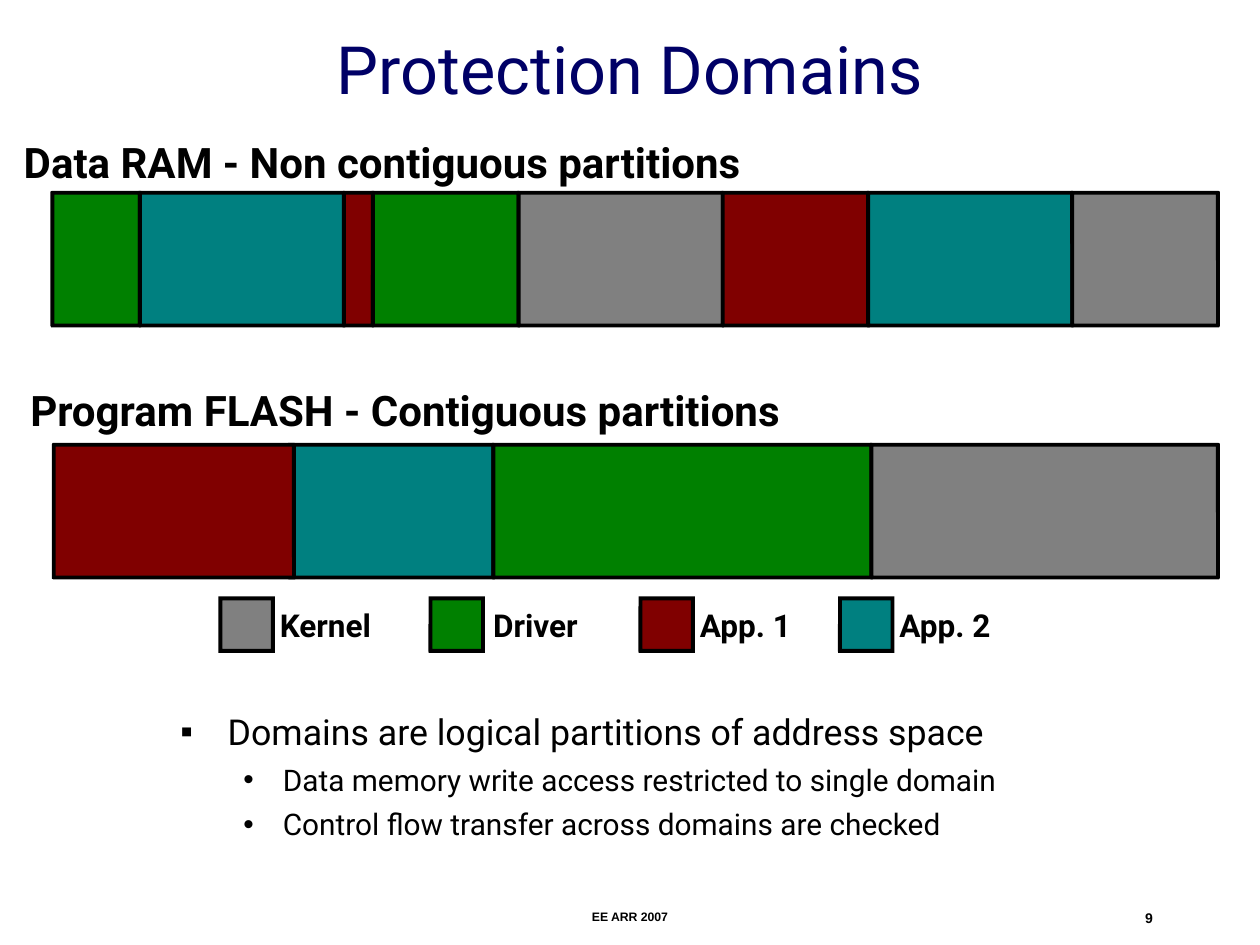
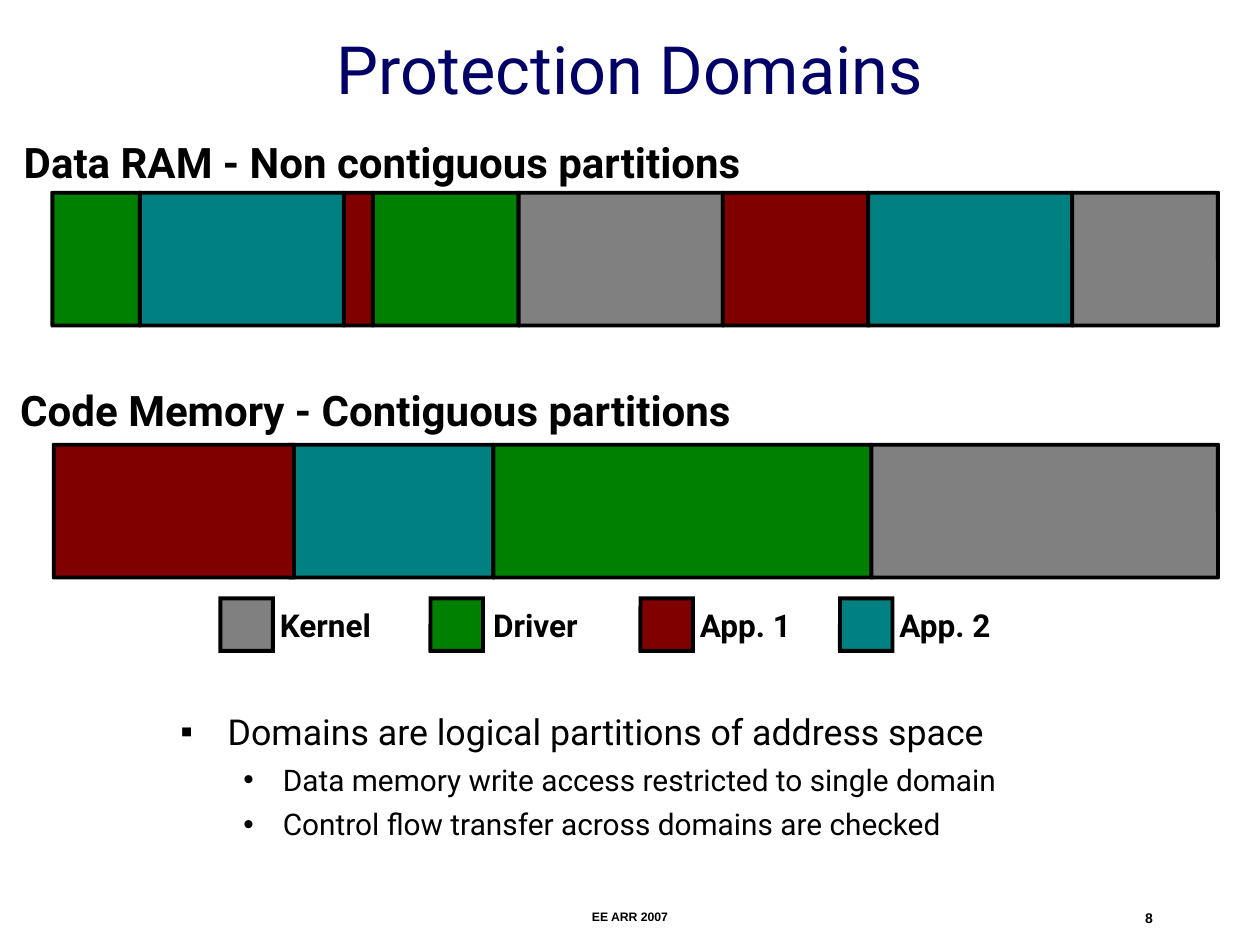
Before and after one commit to nesl/umpu, a slide deck: slide 8 of docs/ee-arr-2007/ee-arr.ppt (slide 9 before the commit). Drawn at 1260x945 pixels with LibreOffice and Linux fonts; fonts in the diff are those of the drawing. Boxes give left, top, right and bottom in pixels: in the first picture for what was removed or moved away, otherwise in the second. Text is boxed around its words. In the diff, an @@ line names an element or a change of style, - is before the commit and + after.

```diff
--- a/docs/ee-arr-2007/ee-arr.ppt
+++ b/docs/ee-arr-2007/ee-arr.ppt
@@ text at (20,394,731,435): text changed @@
-Program FLASH - Contiguous partitions
+Code Memory - Contiguous partitions
```
Also in this commit, not shown: 2 other slides changed, 2 slides added, 9 slides removed, 1 other file.
